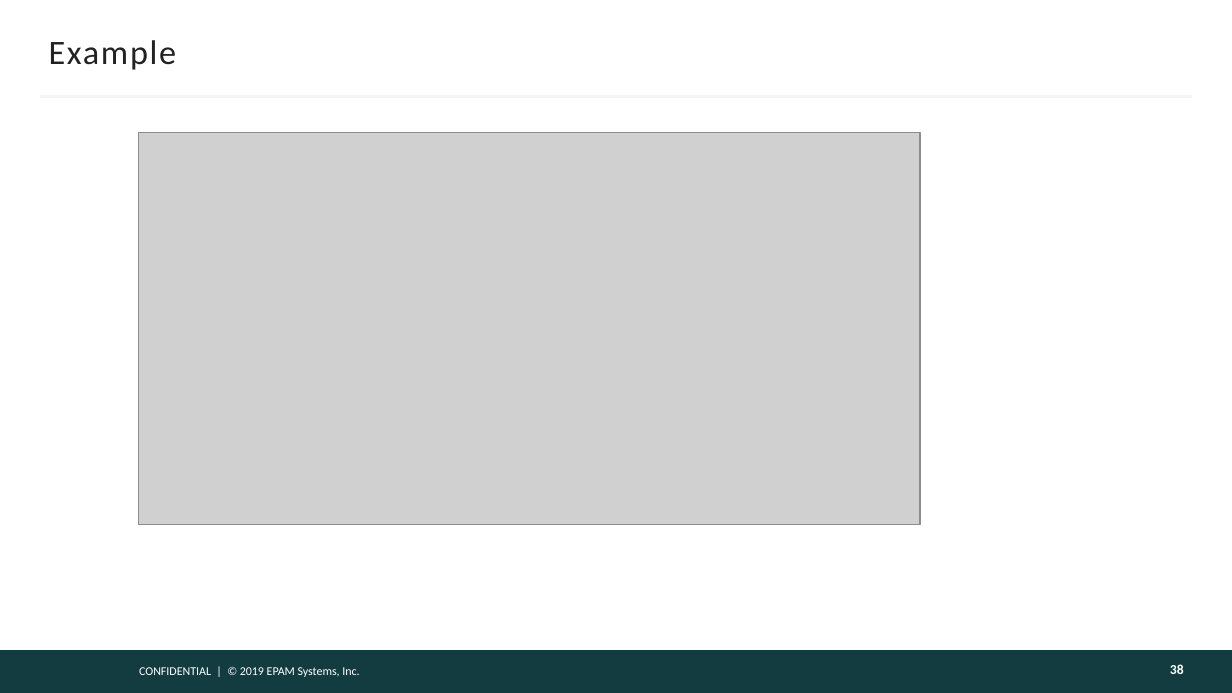
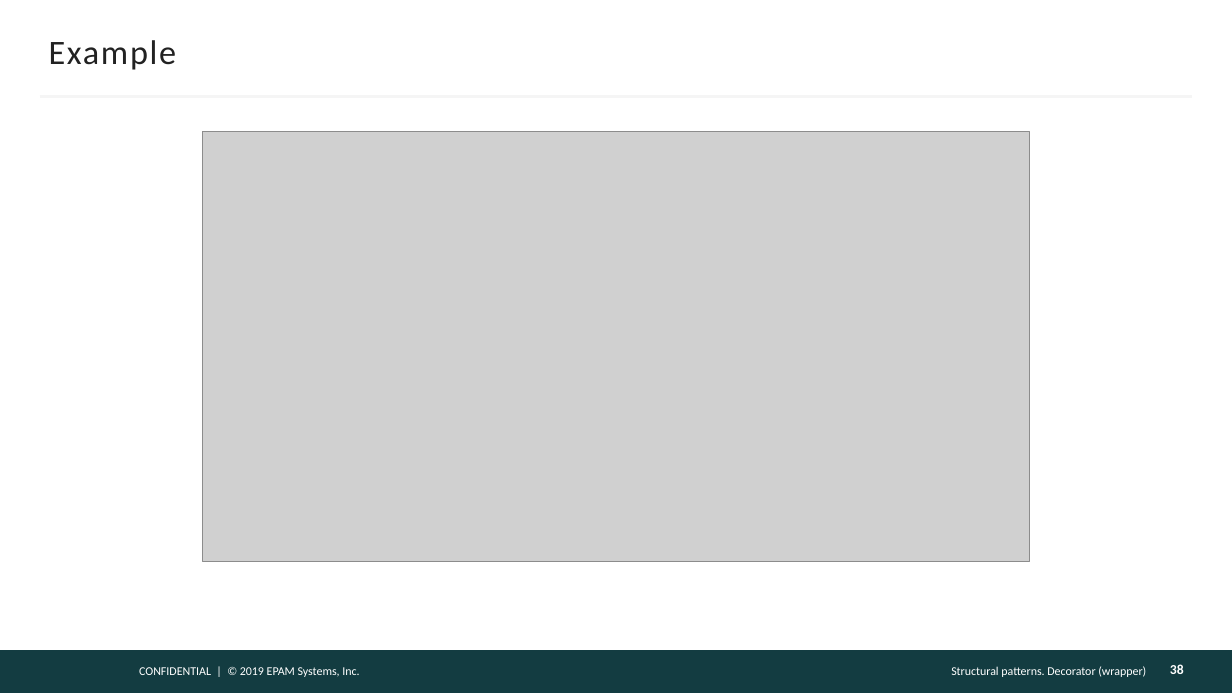
Before and after one commit to DenisPonizovkin/presentations, a slide deck: slide 38 of DesignPatterns.pptx. Drawn at 1232x693 pixels with LibreOffice and Linux fonts; fonts in the diff are those of the drawing; grey boxes stand for pictures; background and template pictures are left out. Boxes give left, top, right and bottom in pixels: in the first picture for what was removed or moved away, otherwise in the second. Text is boxed around its words. In the diff, an @@ line names an element or a change of style, - is before the commit and + after.

```diff
--- a/DesignPatterns.pptx
+++ b/DesignPatterns.pptx
@@ picture: place and size @@
-picture at (139,133,920,525)
+picture at (203,132,1030,562)
@@ text added at (951,666,1146,677), 7 pt, text #FFFFFF @@
+Structural patterns. Decorator (wrapper)
```
Also in this commit, not shown: 31 other slides changed.
